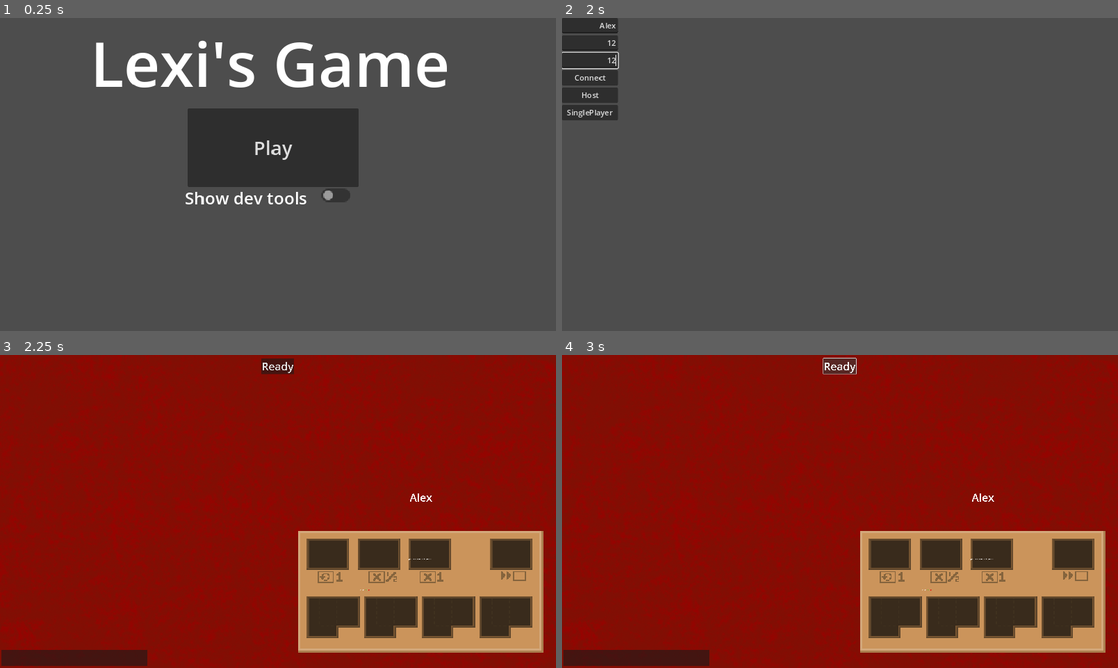
Above: before the commit, frames 1-4 (two rows, left to right).
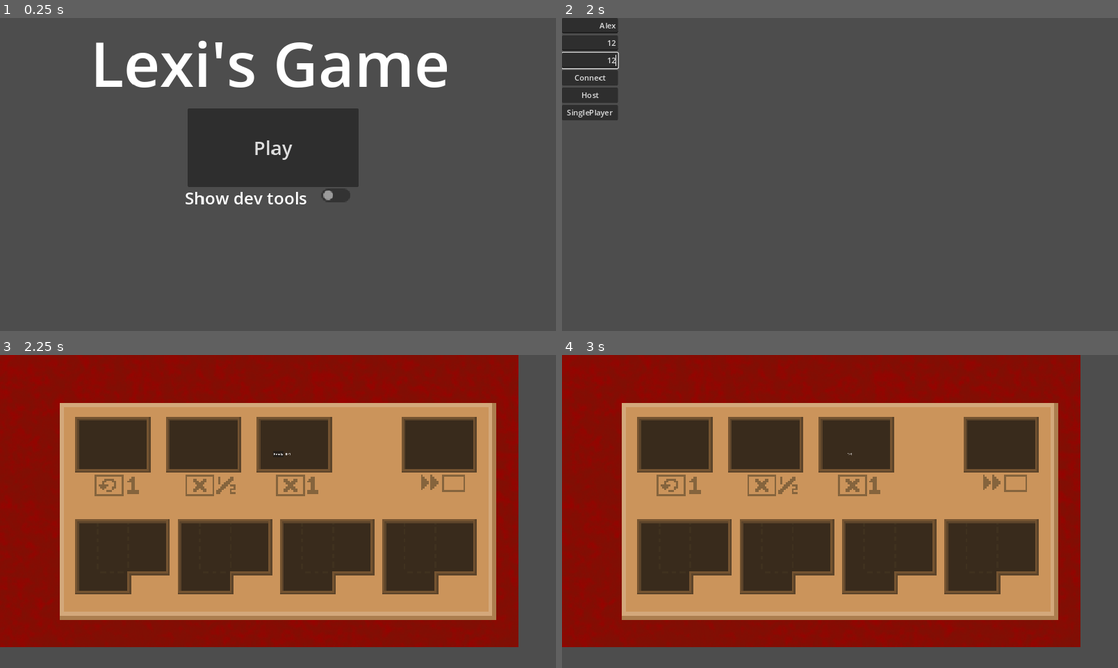
Above: after the commit, the same moments.

Repository: sowelilekusi/bordello
Game: Godot game, scene res://Scenes/main_menu.tscn
Same seed, same stepped clock (60 frames per second), same inputs: the game is played once before the commit and once after it.
Inputs (mouse positions are in pixels of both pictures, inside the frame that each line leads up to):
- Up to frame 1 (0.25 s): no input
- Up to frame 2 (2 s): click "Play" at 0.5 s; click (589, 24) at 1.27 s; type "Alex" at 1.35 s; click (589, 43) at 1.5 s; type "12" at 1.58 s; click (589, 61) at 1.73 s; type "12" at 1.82 s
- Up to frame 3 (2.25 s): click "Host" at 2 s
- Up to frame 4 (3 s): click "Ready" at 2.75 s

Frames 1-2 are identical in both runs. In frame 3, 69% of the frame differs, in the area x 0-100%, y 0-100%; in frame 4, 69%.

Commit message:
ready buttons work

Diff:
--- a/PlayerBoard.gd
+++ b/PlayerBoard.gd
@@ -1,3 +1,4 @@
+class_name PlayerBoard
 extends Node2D
 
 
--- a/Scenes/Table.tscn
+++ b/Scenes/Table.tscn
@@ -51,26 +51,18 @@
 [node name="LobbyCamera" type="Camera2D" parent="."]
 zoom = Vector2(0.225, 0.225)
 
-[node name="Button" type="Button" parent="LobbyCamera"]
-offset_left = -155.0
-offset_top = -1410.0
-offset_right = 149.0
-offset_bottom = -1265.0
-theme_override_font_sizes/font_size = 100
-text = "Ready"
-
 [node name="RichTextLabel" type="RichTextLabel" parent="LobbyCamera"]
 offset_left = -2563.0
-offset_top = 561.0
-offset_right = -1210.0
-offset_bottom = 1256.0
-theme_override_font_sizes/normal_font_size = 100
-fit_content = true
+offset_top = 687.0
+offset_right = -1417.0
+offset_bottom = 1259.0
+theme_override_font_sizes/normal_font_size = 50
+scroll_following = true
 script = ExtResource("4_dww8o")
 
 [node name="LineEdit" type="LineEdit" parent="LobbyCamera"]
 offset_left = -2547.0
 offset_top = 1276.0
-offset_right = -1204.0
+offset_right = -1421.0
 offset_bottom = 1421.0
-theme_override_font_sizes/font_size = 100
+theme_override_font_sizes/font_size = 50
--- a/Scenes/human_player.tscn
+++ b/Scenes/human_player.tscn
@@ -1,14 +1,17 @@
 [gd_scene load_steps=3 format=3 uid="uid://cpl32lvhwd5da"]
 
-[ext_resource type="Script" path="res://Scripts/PlayerStateMachine/human_controller.gd" id="1_pu5r2"]
+[ext_resource type="Script" path="res://Scripts/PlayerStateMachine/human_controller.gd" id="1_4thxs"]
 [ext_resource type="Theme" uid="uid://d26ldkm1br1bo" path="res://UI_Theme.tres" id="2_ja0q8"]
 
 [node name="HumanPlayer" type="Node2D"]
-script = ExtResource("1_pu5r2")
+script = ExtResource("1_4thxs")
 
 [node name="Camera2D" type="Camera2D" parent="."]
+visible = false
+zoom = Vector2(0.4, 0.4)
 
 [node name="UI" type="Control" parent="."]
+visible = false
 layout_mode = 3
 anchors_preset = 0
 offset_right = 40.0
@@ -16,6 +19,7 @@
 theme = ExtResource("2_ja0q8")
 
 [node name="Cash" type="Label" parent="UI"]
+visible = false
 layout_mode = 0
 offset_left = -561.0
 offset_top = -27.0
@@ -24,6 +28,7 @@
 text = "$100"
 
 [node name="Profit" type="Label" parent="UI"]
+visible = false
 layout_mode = 0
 offset_left = -521.0
 offset_top = -27.0
@@ -34,6 +39,7 @@
 "
 
 [node name="Loss" type="Label" parent="UI"]
+visible = false
 layout_mode = 0
 offset_left = -491.0
 offset_top = -27.0
@@ -43,6 +49,7 @@
 text = "-38"
 
 [node name="Phase" type="Label" parent="UI"]
+visible = false
 layout_mode = 0
 offset_left = -113.0
 offset_top = -311.0
@@ -50,13 +57,20 @@
 offset_bottom = -285.0
 text = "{Management / Shift} Phase"
 
-[node name="Label" type="Label" parent="UI"]
+[node name="LobbyReadyButton" type="Button" parent="UI"]
 layout_mode = 0
-offset_left = -397.0
-offset_top = -938.0
-offset_right = 401.0
-offset_bottom = -798.0
-theme_override_font_sizes/font_size = 100
-text = "99999999999999"
-horizontal_alignment = 1
-vertical_alignment = 1
+offset_left = -26.0
+offset_top = -313.0
+offset_right = 30.0
+offset_bottom = -282.0
+text = "Ready"
+
+[node name="LobbyReadyLabel" type="Label" parent="UI"]
+layout_mode = 0
+offset_left = 39.0
+offset_top = -309.0
+offset_right = 79.0
+offset_bottom = -283.0
+text = "0/4"
+
+[connection signal="pressed" from="UI/LobbyReadyButton" to="." method="_on_lobby_ready_button_pressed"]
--- a/Scripts/PlayerStateMachine/human_controller.gd
+++ b/Scripts/PlayerStateMachine/human_controller.gd
@@ -1,2 +1,25 @@
 class_name HumanController
 extends PlayerController
+
+
+func _ready() -> void:
+	if not is_multiplayer_authority():
+		return
+	$Camera2D.make_current()
+	$UI.visible = true
+
+
+@rpc("call_local")
+func ready_player():
+	game.ready_player(own_id)
+
+
+@rpc("any_peer")
+func update_ready_label():
+	$UI/LobbyReadyLabel.text = str(game.readied_players.size()) + "/" + str(game.players.size())
+
+
+func _on_lobby_ready_button_pressed() -> void:
+	rpc("ready_player")
+	$UI/LobbyReadyButton.visible = false
+	update_ready_label()
--- a/Scripts/PlayerStateMachine/player_controller.gd
+++ b/Scripts/PlayerStateMachine/player_controller.gd
@@ -1,2 +1,6 @@
 class_name PlayerController
 extends Node
+
+var game: Game
+var board: PlayerBoard
+var own_id: int
--- a/Scripts/game.gd
+++ b/Scripts/game.gd
@@ -20,7 +20,9 @@
 @export var seat3: Node2D
 @export var seat4: Node2D
 
-var players = 0
+var networked_controllers: Array[HumanController] = []
+var players = []
+var readied_players = []
 
 var _worker_scene = preload("res://Scenes/worker_card.tscn")
 var _client_scene = preload("res://Scenes/client_card.tscn")
@@ -72,31 +74,49 @@
 	client_deck.shuffle()
 
 
-@rpc
+@rpc #Called by the network lobby code
 func add_player(id: int, username: String, type: PlayerType) -> void:
-	if players >= 4:
+	if players.size() > 4:
 		return
 	if type == null:
 		type = PlayerType.HUMAN
 	var board = _player_scene.instantiate()
-	match players:
+	match players.size():
 		0:
-			board.position = seat1.position
+			board.global_position = seat1.position
 		1:
-			board.position = seat2.position
+			board.global_position = seat2.position
 		2:
-			board.position = seat3.position
+			board.global_position = seat3.position
 		3:
-			board.position = seat4.position
+			board.global_position = seat4.position
 	$Players.add_child(board)
 	var controller
 	match type:
 		PlayerType.HUMAN:
 			controller = _human_scene.instantiate()
+			networked_controllers.append(controller)
 		PlayerType.BOT:
 			controller = _bot_scene.instantiate()
 	controller.name = str(id)
 	controller.set_multiplayer_authority(id)
-	controller.get_node("UI/Label").text = str(username)
+	controller.own_id = id
+	controller.game = self as Game
+	controller.board = board as PlayerBoard
 	board.add_child(controller)
-	players += 1
+	players.append(id)
+	for player in networked_controllers:
+		player.rpc("update_ready_label")
+
+
+func ready_player(id):
+	if not readied_players.has(id):
+		readied_players.append(id)
+	if readied_players.size() == players.size():
+		start_game()
+	for player in networked_controllers:
+		player.rpc("update_ready_label")
+
+
+func start_game():
+	print("Game started!")
Not shown, changed: .gitignore
